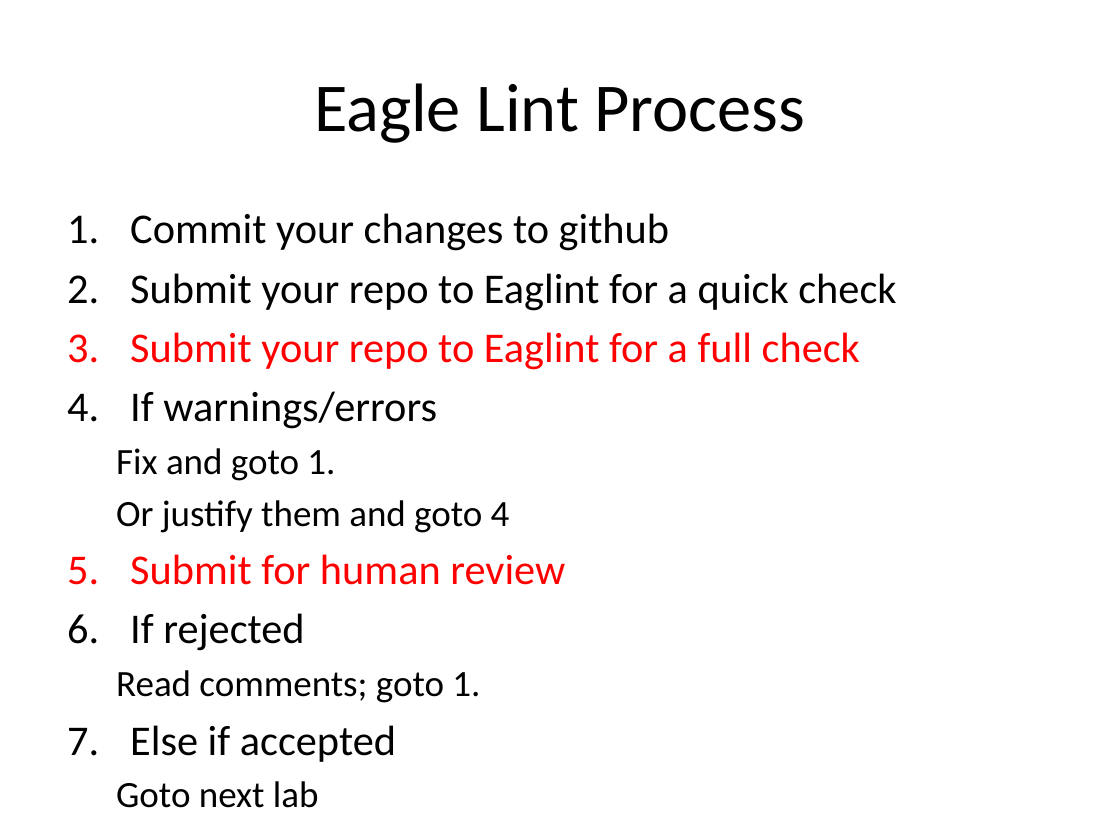
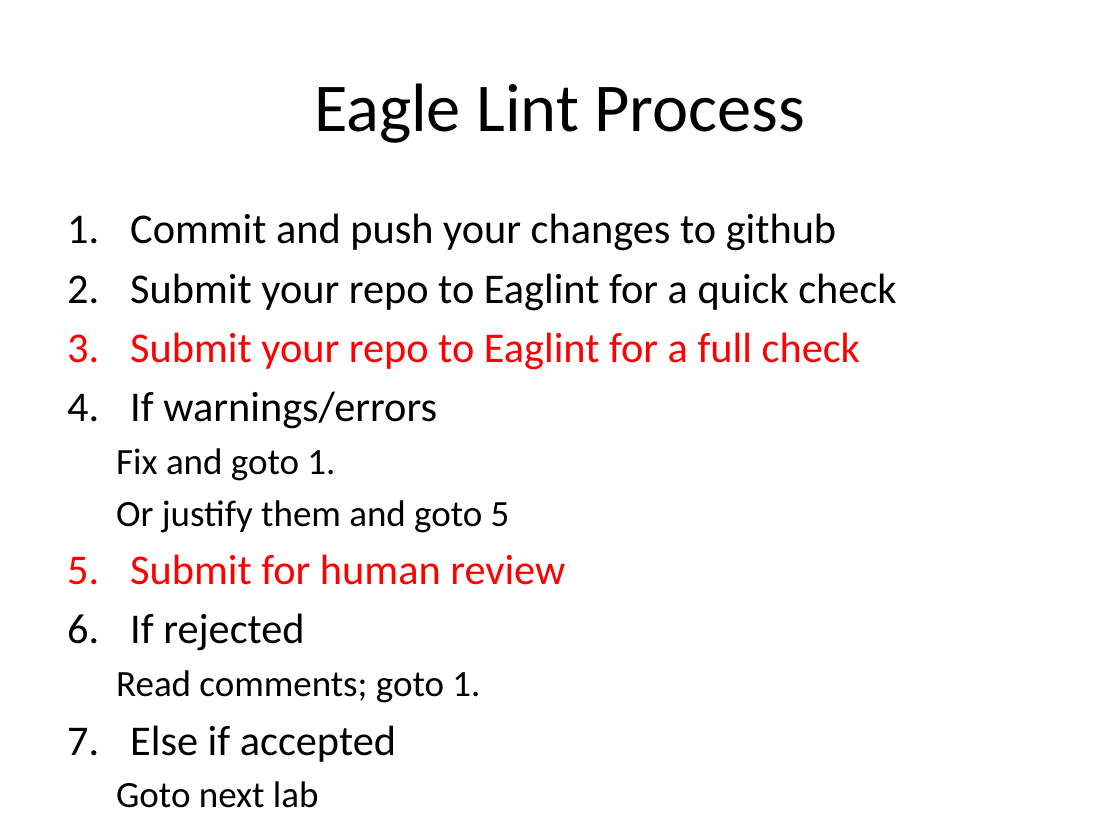
Before and after one commit to NVSL/QuadClass-Resources, a slide deck: slide 52 of Lecture Slides/Lab01-Eagle-Intro.pptx. Drawn at 1120x840 pixels with LibreOffice and Linux fonts; fonts in the diff are those of the drawing. Boxes give left, top, right and bottom in pixels: in the first picture for what was removed or moved away, otherwise in the second. Text is boxed around its words. In the diff, an @@ line names an element or a change of style, - is before the commit and + after.

```diff
--- a/Lecture Slides/Lab01-Eagle-Intro.pptx
+++ b/Lecture Slides/Lab01-Eagle-Intro.pptx
@@ text at [130,213,836,251]: text changed @@
-1. Commit your changes to github
+1. Commit and push your changes to github
@@ text at [116,500,510,533]: text changed @@
-  Or justify them and goto 4
+  Or justify them and goto 5
```
Also in this commit, not shown: 2 other slides changed, 2 other files.
